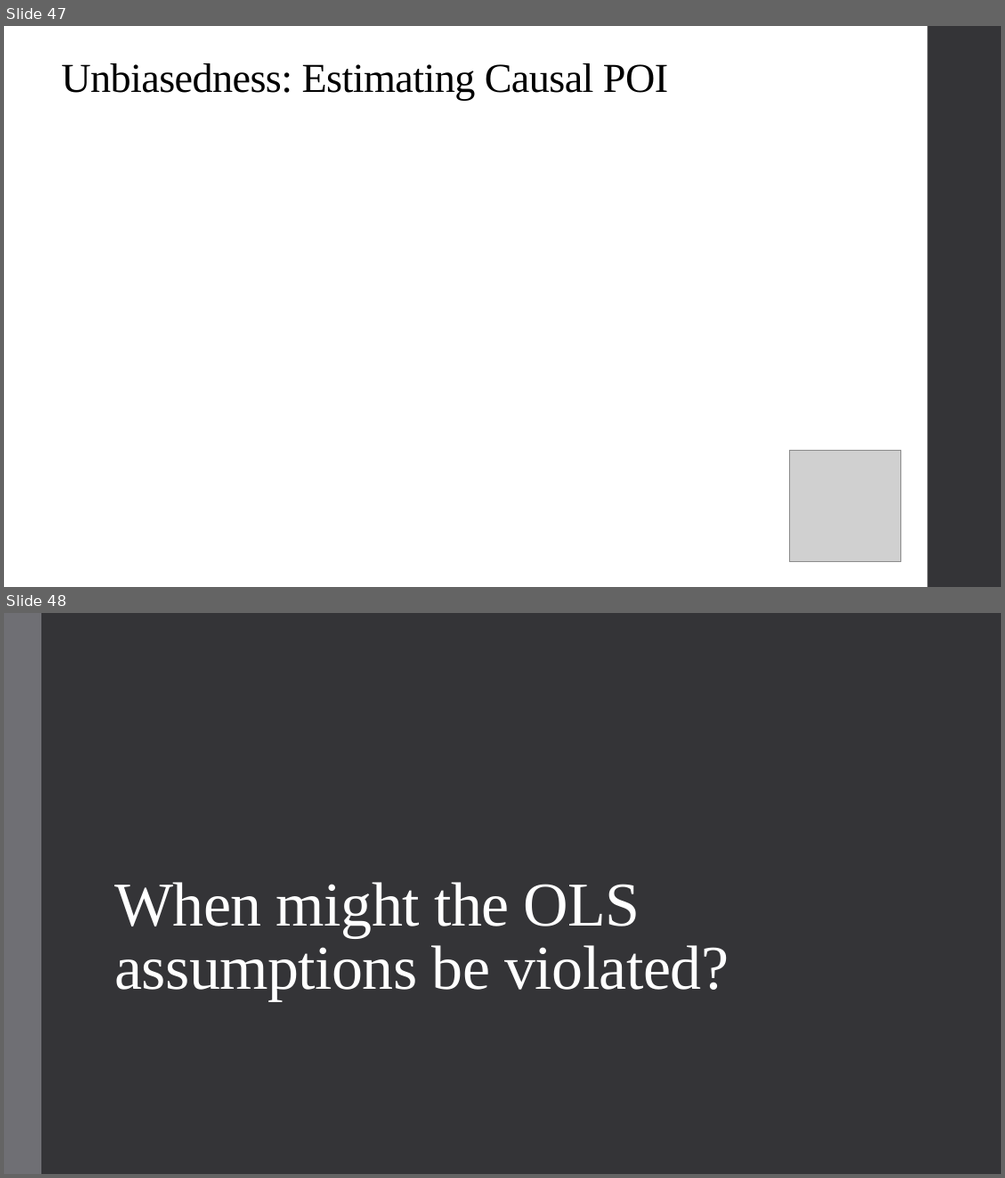
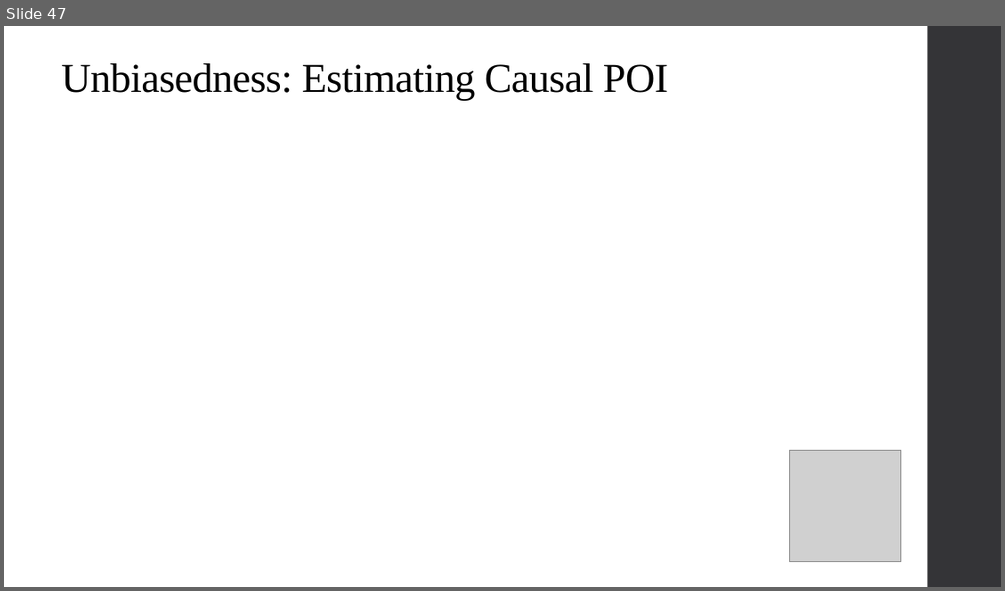
Before and after one commit to qiufei/fork-HAD5744, a slide deck: Lecture02_UnivariateOLS/Lecture2_OLS_2022F.pptx. Shown one above the other, each under a label of ours: slides 47 and 48 before the commit, slide 47 after it. The pictures are 1005x1178 and 1005x591 pixels, drawn with LibreOffice and Linux fonts; fonts in the diff are those of the drawing; grey boxes stand for pictures. Boxes give left, top, right and bottom in pixels: in the first picture for what was removed or moved away, otherwise in the second. Text is boxed around its words. In the diff, an @@ line names an element or a change of style, - is before the commit and + after.

```diff
--- a/Lecture02_UnivariateOLS/Lecture2_OLS_2022F.pptx
+++ b/Lecture02_UnivariateOLS/Lecture2_OLS_2022F.pptx
@@ slide 48 removed at (x1=4, y1=613, x2=1001, y2=1174), background #353537 @@
@@ rectangle removed at (x1=4, y1=613, x2=41, y2=1174) @@
@@ title removed at (x1=114, y1=882, x2=729, y2=1001) @@
-When might the OLS assumptions be violated?
```
Also in this commit, not shown: 9 other files.
